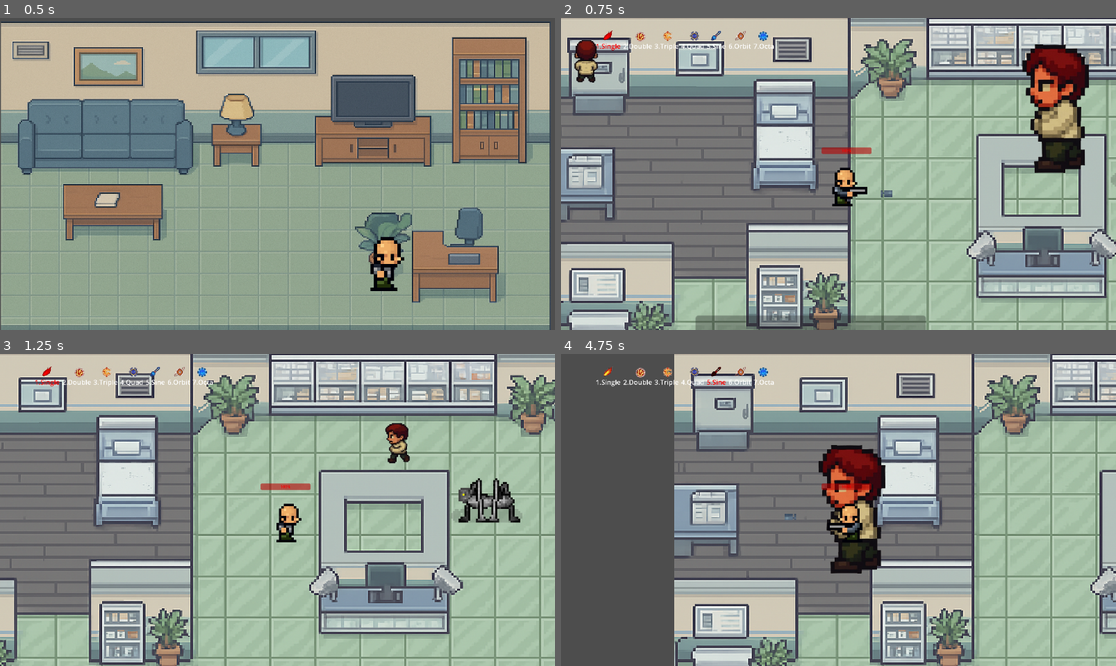
Above: before the commit, frames 1-4 (two rows, left to right).
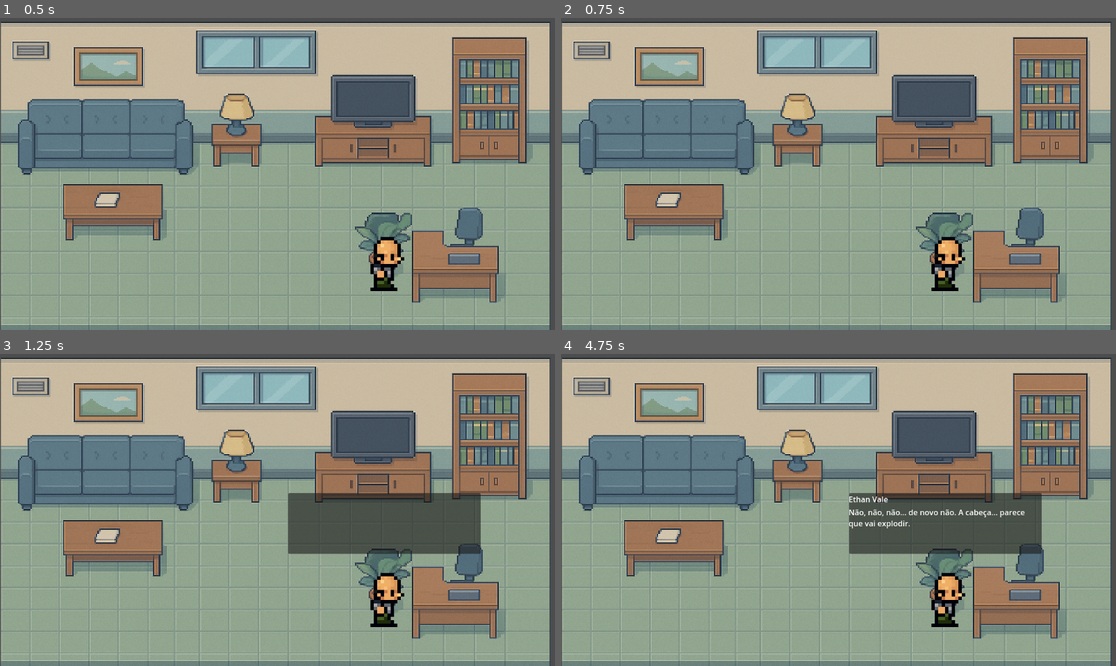
Above: after the commit, the same moments.

Repository: levi-tabosa/trabai_andrea
Game: Godot game, scene res://scenes/cutscene_2.tscn
Two runs of this game, one before a commit and one after it. Both use one fixed random seed, a clock stepped at 60 frames per second and the inputs below. This scene is started directly instead of the project's main scene.
Inputs:
- Up to frame 1 (0.5 s): no input
- Up to frame 2 (0.75 s): tap Enter (ui_accept) at 0.5 s; hold Right (ui_right) from 0.53 s (still down); tap Keypad Enter (enter) at 0.6 s
- Up to frame 3 (1.25 s): keep holding Right (ui_right); tap Enter (ui_accept) at 0.77 s
- Up to frame 4 (4.75 s): release Right (ui_right) at 1.28 s; hold Down (ui_down) 1.28-2.03 s; tap 1 (select-1) at 1.35 s; tap Enter (ui_accept) at 1.52, 3.02, 3.77, 4.52 s; hold Right (ui_right) 2.03-2.78 s; tap 2 (select-2) at 2.1 s; hold Up (ui_up) 2.78-3.53 s; tap 3 (select-3) at 2.85 s; hold Left (ui_left) from 3.53 s (still down); tap 4 (select-4) at 3.6 s; tap 5 (select-5) at 4.35 s

Frame 1 is identical in both runs. In frame 2, 87% of the frame differs, in the area x 0-100%, y 0-100%; in frame 3, 86%; in frame 4, 90%.

Commit message:
Update cutscene_2.gd

Diff:
--- a/scripts/cutscene_2.gd
+++ b/scripts/cutscene_2.gd
@@ -2,7 +2,7 @@
 
 @export var animated: AnimationPlayer
 @export var autoplay: bool = false
-@export var next_scene: String = "res://scenes/main.tscn"  # Caminho da próxima cena, ex: "res://Cena2.tscn"
+@export var next_scene: String = "res://scenes/cutscene1.tscn"  # Caminho da próxima cena, ex: "res://Cena2.tscn"
 
 func _ready():
 	if animated == null:
